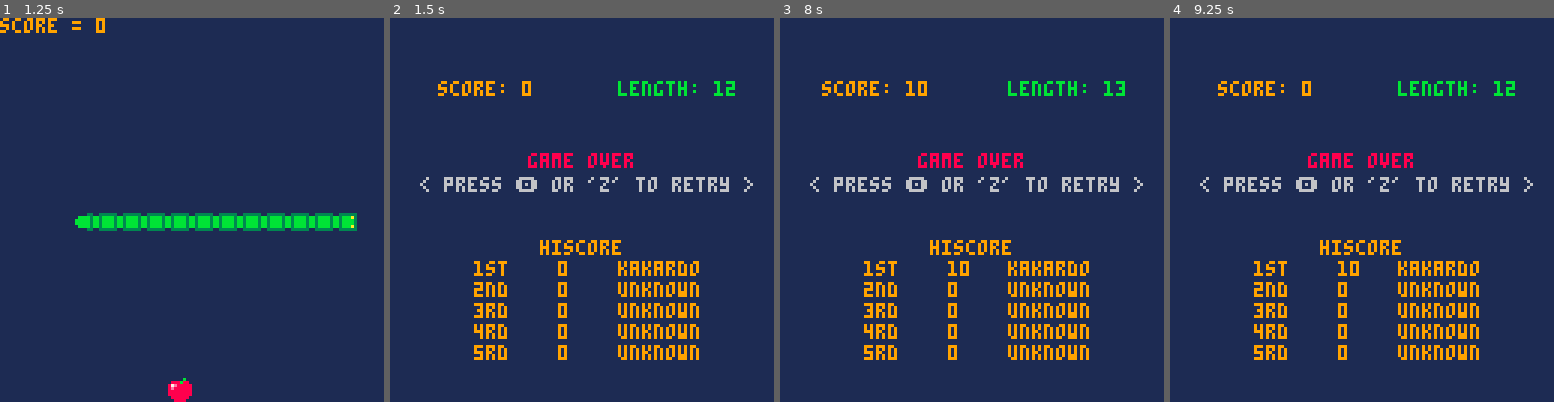
Above: before the commit, frames 1-4 (left to right).
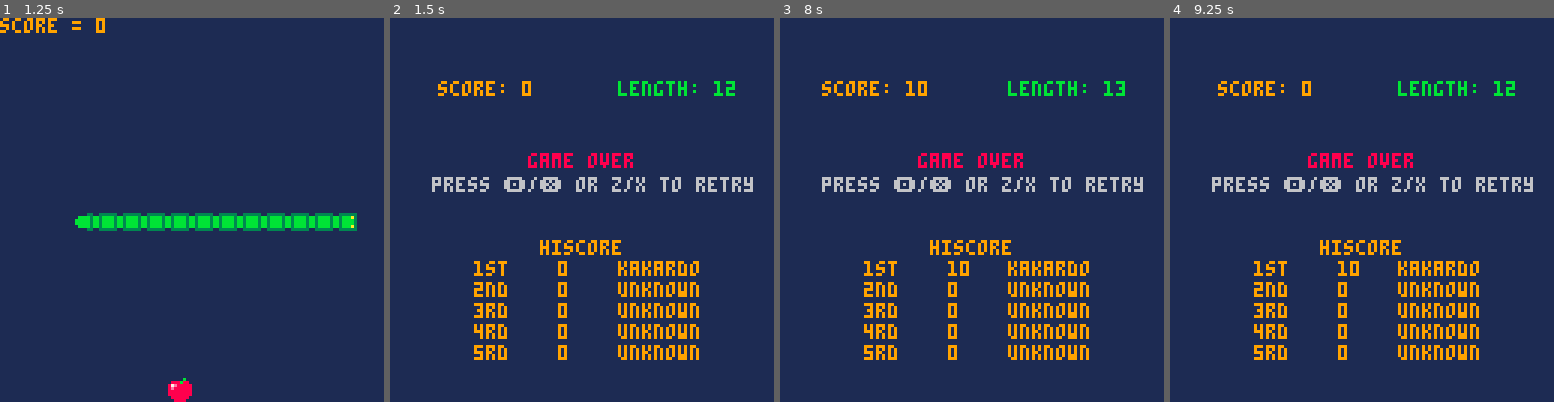
Above: after the commit, the same moments.

Repository: kakardo/Pico-8
Game: PICO-8 cartridge game carts/01 grone orm (snake clone)/snake.p8
Two runs of this game, one before a commit and one after it. Both use one fixed random seed, a clock stepped at 60 frames per second and the inputs below.
Inputs:
- Up to frame 1 (1.25 s): tap X (X key) at 0.33, 1.07 s; tap O (Z key) at 0.7 s
- Up to frame 2 (1.5 s): no input
- Up to frame 3 (8 s): hold Right 1.6-2.1 s; tap O (Z key) every 0.4 s from 1.7 to 7.7 s; tap X (X key) every 1.12 s from 1.85 to 7.43 s; hold Up 2.15-2.42 s; hold Right 2.47-3.03 s; hold Left 3.08-3.58 s; hold Down 3.63-3.97 s; hold Right 4.02-4.68 s; hold Up 4.73-5.03 s; hold Left 5.08-5.68 s; hold Down 5.73-6.03 s; hold Right 6.08-6.58 s; hold Right 6.63-7.13 s; hold Up 7.18-7.45 s; hold Right from 7.5 s (still down)
- Up to frame 4 (9.25 s): release Right at 8.07 s; tap O (Z key) at 8.1, 8.5, 8.9 s; hold Left 8.12-8.62 s; tap X (X key) at 8.55 s; hold Down 8.67-9 s; hold Right from 9.05 s (still down)

Frame 1 is identical in both runs. In frame 2, 1.4% of the frame differs, in the area x 7-95%, y 41-46%; in frame 3, 1.4%; in frame 4, 1.4%.

Commit message:
Moved game logic from _draw() to _update60()

Diff:
--- a/game carts/01 grone orm (snake clone)/main.lua
+++ b/game carts/01 grone orm (snake clone)/main.lua
@@ -84,8 +84,13 @@
 			just_moved = false
 			tick_count = 0
 		else
-		 tick_count += 1
+			tick_count += 1
 		end
+	end
+
+	-- Let people restart with z/x when dead
+	if not head.alive and (btnp(4) or btnp(5)) then
+    init_game()
 	end
 end
 
@@ -95,11 +100,7 @@
 		draw_snake()
 		draw_fruit()
 	else
-		if btn(4) or btn(5) then
-    	init_game()
-    else
-			print_ui()
-		end
+		print_ui()
 	end
 end
 
--- a/game carts/01 grone orm (snake clone)/ui.lua
+++ b/game carts/01 grone orm (snake clone)/ui.lua
@@ -9,7 +9,7 @@
   print_centered("score: "..score, 32, 24, 9)
   print_centered("length: "..body.segments+1, 96, 24, 11)
   print_centered("game over", 64, 48, 8)
-  print_centered("< press 🅾️ or \'z\' to retry >", 64, 56, 6)
+  print_centered("press 🅾️/❎ or z/x to retry", 64, 56, 6)
   --print_centered("adjust starting speed",64,88,5)
 
   -- Letter (with space) = 4 pixels
